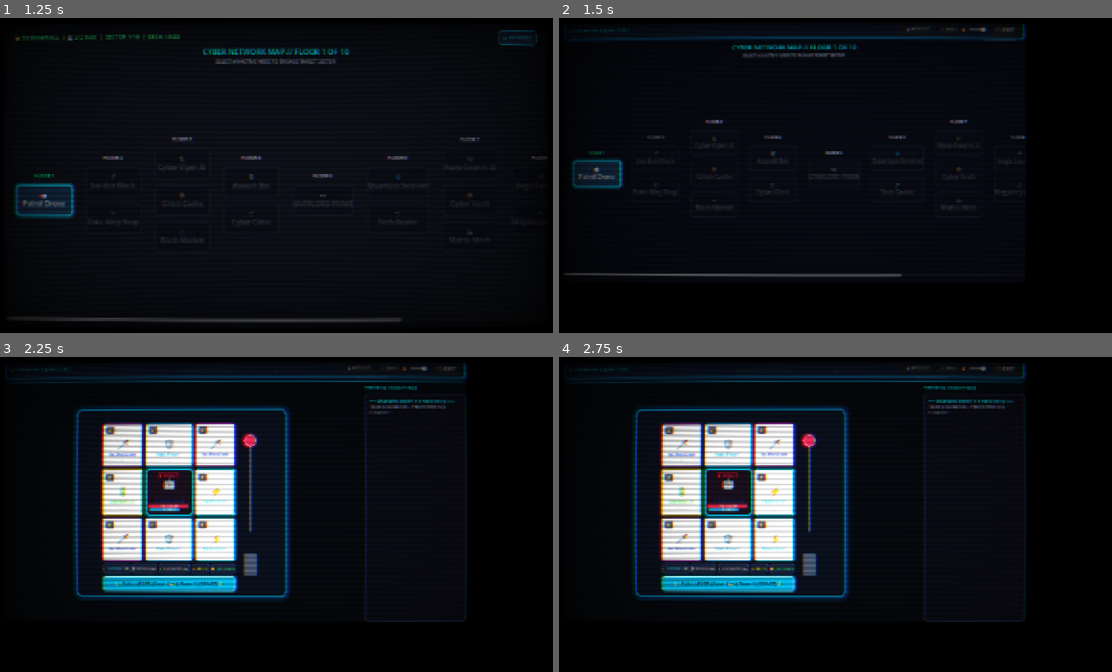
Above: before the commit, frames 1-4 (two rows, left to right).
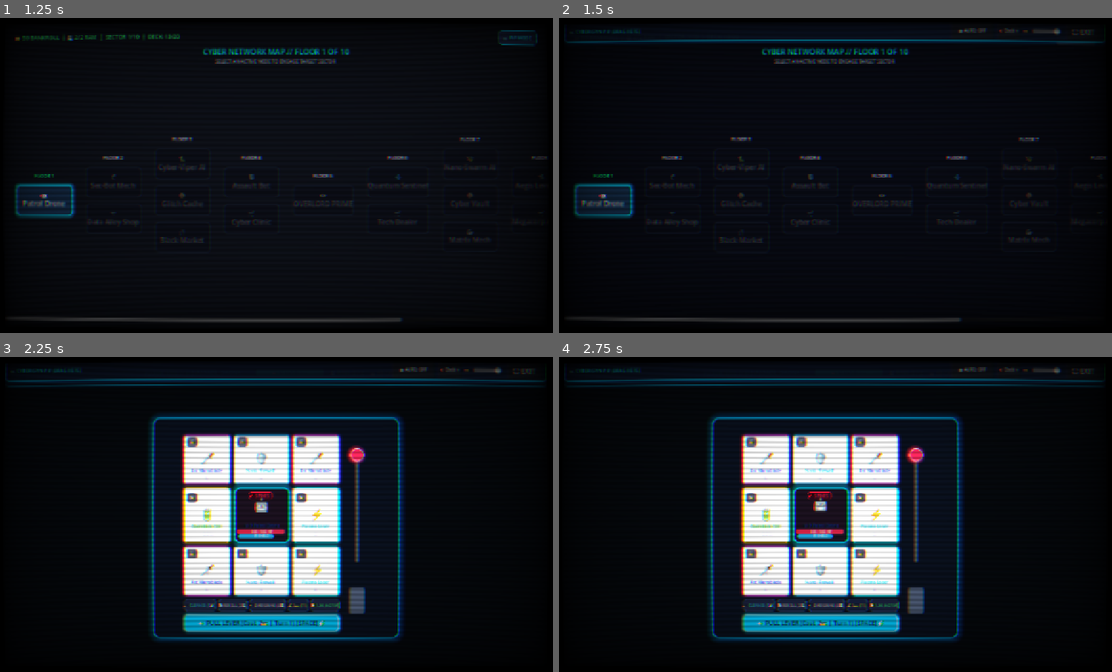
Above: after the commit, the same moments.

Repository: Rajintx/cyberspin
Game: Godot game, scene res://scenes/main.tscn
Two runs of this game, one before a commit and one after it. Both use one fixed random seed, a clock stepped at 60 frames per second and the inputs below.
Inputs:
- Up to frame 1 (1.25 s): click "DEPLOY SNIPER" at 0.5 s
- Up to frame 2 (1.5 s): click "📺 PiP MODE" at 1.25 s
- Up to frame 3 (2.25 s): click "🤖 Patrol Drone" at 2 s
- Up to frame 4 (2.75 s): no input

Frame 1 is identical in both runs. In frame 2, 7.7% of the frame differs, in the area x 0-99%, y 1-97%; in frame 3, 31%, in the area x 1-99%, y 1-91%; in frame 4, 31%.

Commit message:
feat: optimize PiP mode layout - hide side panel and non-essential HUD in PiP, expand PiP window to 620x680, and make slot machine fill window legibly

Diff:
--- a/scenes/combat/combat_arena.tscn
+++ b/scenes/combat/combat_arena.tscn
@@ -178,9 +178,11 @@
 text = "💳 60 CREDITS"
 
 [node name="VSeparator2" type="VSeparator" parent="VBox/TopHUD/Margin/HBox"]
+unique_name_in_owner = true
 layout_mode = 2
 
 [node name="RelicLabel" type="Label" parent="VBox/TopHUD/Margin/HBox"]
+unique_name_in_owner = true
 layout_mode = 2
 theme_override_colors/font_color = Color(0.7, 0.7, 0.8, 1)
 theme_override_font_sizes/font_size = 12
@@ -216,6 +218,7 @@
 layout_mode = 2
 
 [node name="SidePanel" type="VBoxContainer" parent="VBox/MainContent"]
+unique_name_in_owner = true
 custom_minimum_size = Vector2(280, 0)
 layout_mode = 2
 theme_override_constants/separation = 8
--- a/scenes/ui/pip_overlay.tscn
+++ b/scenes/ui/pip_overlay.tscn
@@ -79,12 +79,13 @@
 
 [node name="OpacitySlider" type="HSlider" parent="DragHeader/Margin/HBox"]
 unique_name_in_owner = true
-custom_minimum_size = Vector2(50, 0)
+custom_minimum_size = Vector2(70, 0)
 layout_mode = 2
 size_flags_vertical = 4
 focus_mode = 0
 min_value = 25.0
 value = 95.0
+tooltip_text = "PiP Window Opacity (25% - 100%)"
 
 [node name="ExpandBtn" type="Button" parent="DragHeader/Margin/HBox"]
 unique_name_in_owner = true
--- a/scripts/systems/combat_manager.gd
+++ b/scripts/systems/combat_manager.gd
@@ -18,6 +18,9 @@
 @onready var relic_container: HBoxContainer = %RelicContainer
 @onready var log_label: RichTextLabel = %CombatLog
 @onready var pip_button: Button = %PipButton
+@onready var side_panel: Control = %SidePanel
+@onready var v_separator_2: Control = %VSeparator2
+@onready var relic_label: Label = %RelicLabel
 
 var current_enemy: EnemyData
 var is_resolving_turn: bool = false
@@ -38,6 +41,8 @@
 		WindowManager.toggle_pip_mode()
 	)
 
+	WindowManager.window_mode_changed.connect(_on_window_mode_changed)
+
 	RunState.bankroll_changed.connect(_on_bankroll_changed)
 	RunState.shield_changed.connect(_on_shield_changed)
 	RunState.ram_changed.connect(_on_ram_changed)
@@ -45,6 +50,13 @@
 	RunState.relics_updated.connect(_on_relics_updated)
 
 	_update_all_hud()
+
+func _on_window_mode_changed(is_pip: bool) -> void:
+	side_panel.visible = not is_pip
+	v_separator_2.visible = not is_pip
+	relic_label.visible = not is_pip
+	relic_container.visible = not is_pip
+	pip_button.visible = not is_pip
 
 func start_combat(enemy: EnemyData) -> void:
 	current_enemy = enemy
--- a/scripts/systems/window_manager.gd
+++ b/scripts/systems/window_manager.gd
@@ -10,7 +10,7 @@
 var current_corner: CornerDock = CornerDock.BOTTOM_RIGHT
 
 const NORMAL_WINDOW_SIZE: Vector2i = Vector2i(1280, 720)
-const PIP_WINDOW_SIZE: Vector2i = Vector2i(560, 600)
+const PIP_WINDOW_SIZE: Vector2i = Vector2i(620, 680)
 const SCREEN_PADDING: int = 16
 
 var last_normal_pos: Vector2i = Vector2i(100, 100)
--- a/scripts/ui/pip_overlay.gd
+++ b/scripts/ui/pip_overlay.gd
@@ -59,14 +59,10 @@
 	drag_header.gui_input.connect(_on_header_gui_input)
 	auto_spin_btn.toggled.connect(_on_auto_spin_toggled)
 
-func _on_pip_mode_changed(is_pip: bool) -> void:
+func _on_pip_mode_changed(_is_pip: bool) -> void:
 	var content_root := get_tree().root.get_node_or_null("MainGame")
 	if content_root:
-		if is_pip:
-			# ponytail: scale down UI content so it fits PiP window better
-			content_root.scale = Vector2(0.85, 0.85)
-		else:
-			content_root.scale = Vector2(1.0, 1.0)
+		content_root.scale = Vector2(1.0, 1.0)
 
 func _on_opacity_changed(alpha: float) -> void:
 	var parent_game := get_parent() as Control
